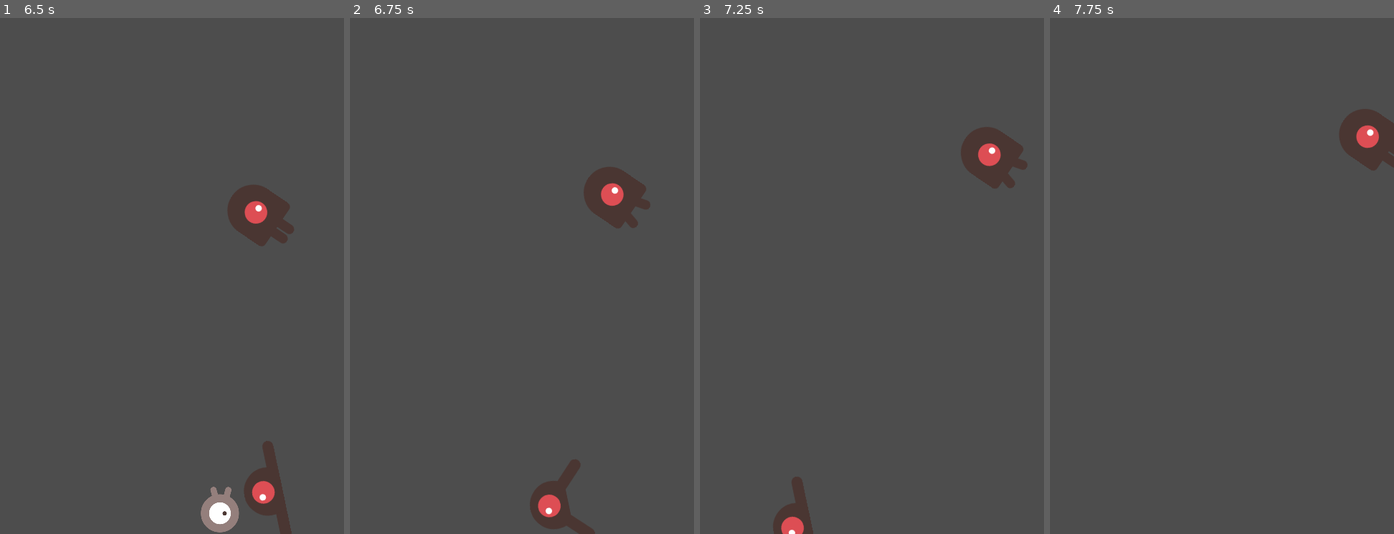
Above: before the commit, frames 1-4 (left to right).
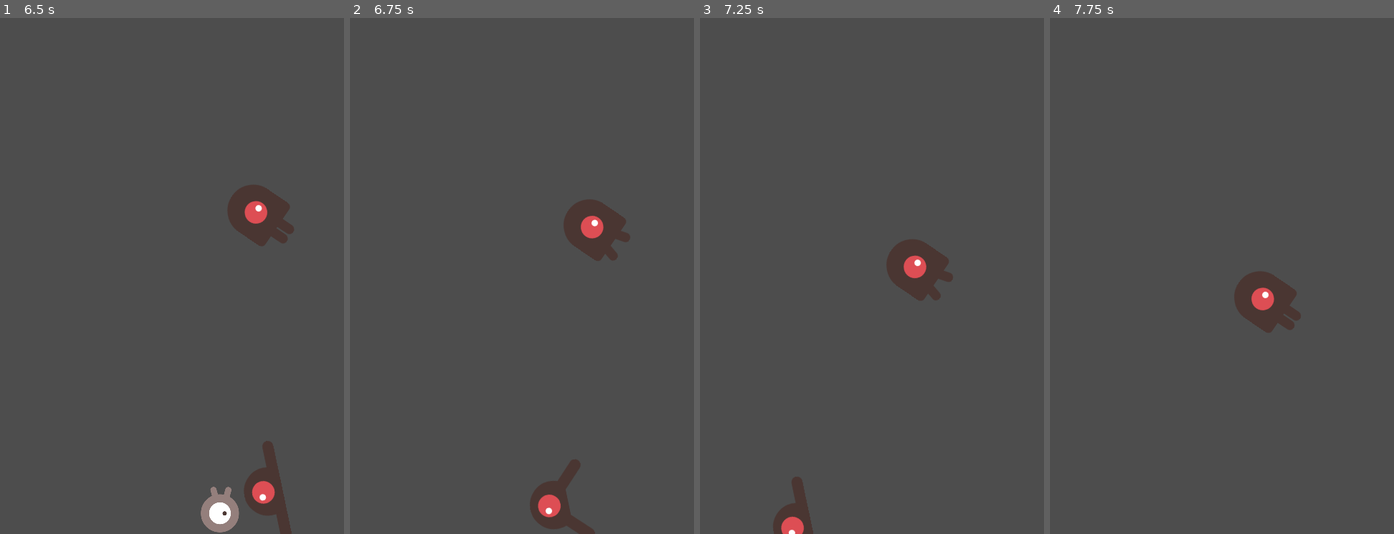
Above: after the commit, the same moments.

Repository: adamency/small_2d_game
Game: Godot game, scene res://main.tscn
Same seed, same stepped clock (60 frames per second), same inputs: the game is played once before the commit and once after it.
Inputs:
- Up to frame 1 (6.5 s): tap Enter at 0.5 s; hold Right (move_right) 0.53-1.28 s; hold Down (move_down) 1.28-2.03 s; hold Right (move_right) 2.03-2.78 s; hold Up (move_up) 2.78-3.53 s; hold Left (move_left) 3.53-5.03 s; hold Down (move_down) 5.03-5.78 s; hold Right (move_right) from 5.78 s (still down)
- Up to frame 2 (6.75 s): release Right (move_right) at 6.53 s; hold Up (move_up) from 6.53 s (still down)
- Up to frame 3 (7.25 s): keep holding Up (move_up)
- Up to frame 4 (7.75 s): release Up (move_up) at 7.28 s; hold Right (move_right) from 7.28 s (still down)

Frame 1 is identical in both runs. In frame 2, 2.4% of the frame differs, in the area x 62-88%, y 28-48%; in frame 3, 3.0%, in the area x 54-96%, y 21-55%; in frame 4, 3.0%.

Commit message:
Walk enemy: Use timeout Signal instead of fetching if timer stopped

Diff:
--- a/mob.gd
+++ b/mob.gd
@@ -15,7 +15,7 @@
 		walk_timer = Timer.new()
 		add_child(walk_timer)
 		walk_timer.set_wait_time(1.0)
-		walk_timer.set_one_shot(true)
+		walk_timer.connect("timeout", _on_walk_timer_timeout)
 		walk_timer.start()
 #		_print_instance(["WALK TIMER IS STOPPED: ", walk_timer.is_stopped()])
 
@@ -49,16 +49,17 @@
 	swim_state += 1
 
 func process_walk(delta):
-	if walk_timer.is_stopped():
-#		_print_instance([walk_timer.is_stopped()])
-		var turn = PI / 2 * ((randi() % 2) * 2 - 1)
-		rotation = walk_last_rotation + turn
-		linear_velocity = linear_velocity.rotated(turn)
-		walk_timer.start()
-	walk_last_rotation = rotation
+	pass
 
 func _on_visible_on_screen_notifier_2d_screen_exited():
 	queue_free()
+
+func _on_walk_timer_timeout():
+	#_print_instance("I TIMED OUT")
+	var turn = PI / 2 * ((randi() % 2) * 2 - 1)
+	rotation = walk_last_rotation + turn
+	linear_velocity = linear_velocity.rotated(turn)
+	walk_last_rotation = rotation
 
 func _print_instance(args):
 	var output = str(get_instance_id()) + " - "
